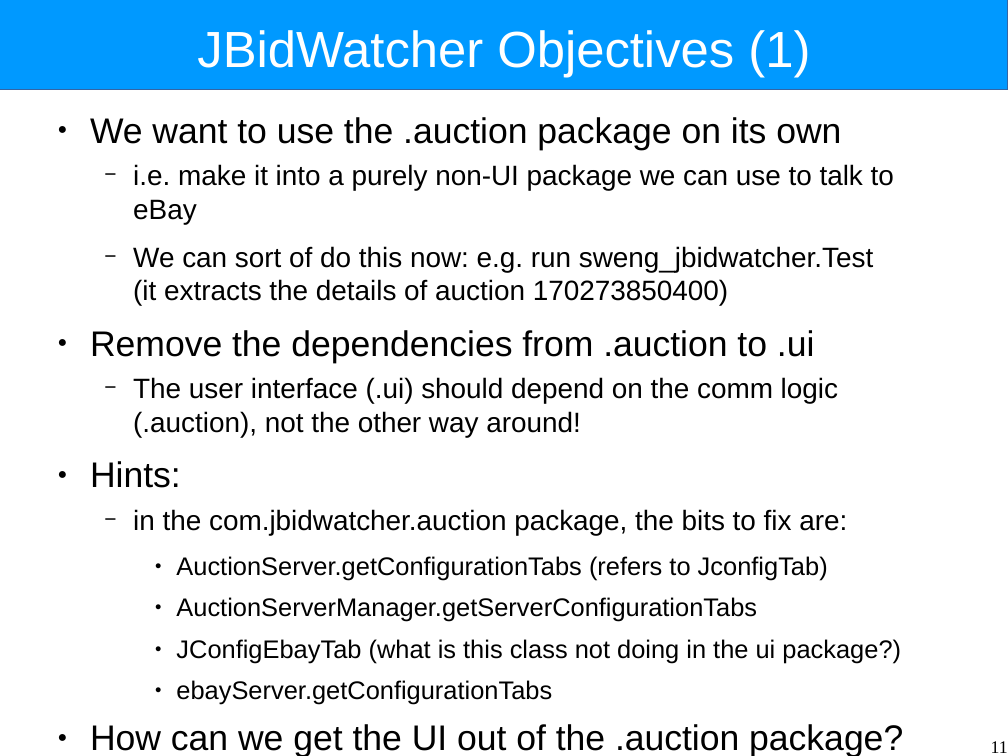
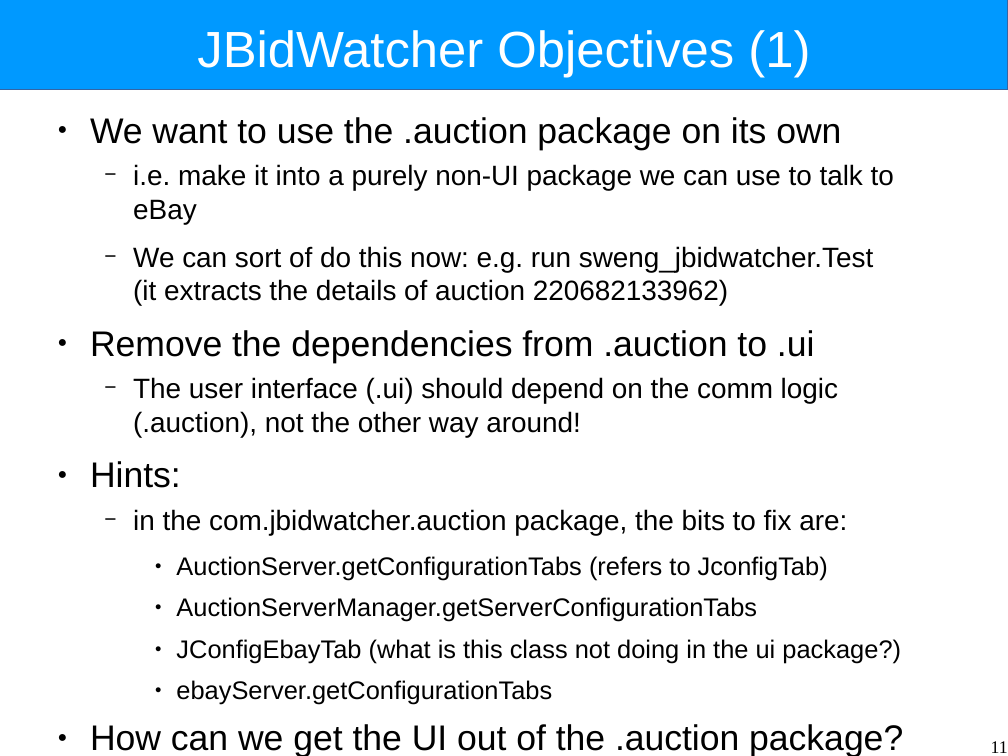
Before and after one commit to Intrinsarc/intrinsarc-evolve, a slide deck: slide 11 of Academic Work/lectures/system-structure-tutorial.odp. Drawn at 1008x756 pixels with LibreOffice and Linux fonts; fonts in the diff are those of the drawing. Boxes give left, top, right and bottom in pixels: in the first picture for what was removed or moved away, otherwise in the second. Text is boxed around its words. In the diff, an @@ line names an element or a change of style, - is before the commit and + after.

```diff
--- a/Academic Work/lectures/system-structure-tutorial.odp
+++ b/Academic Work/lectures/system-structure-tutorial.odp
@@ text at (x1=133, y1=246, x2=873, y2=306): text changed @@
-  − We can sort of do this now: e.g. run sweng_jbidwatcher.Test
-    (it extracts the details of auction 170273850400)
+  − We can sort of do this now: e.g. run sweng_jbidwatcher.Test
+    (it extracts the details of auction 220682133962)
```
Also in this commit, not shown: 2 other slides changed, 1 other file.
